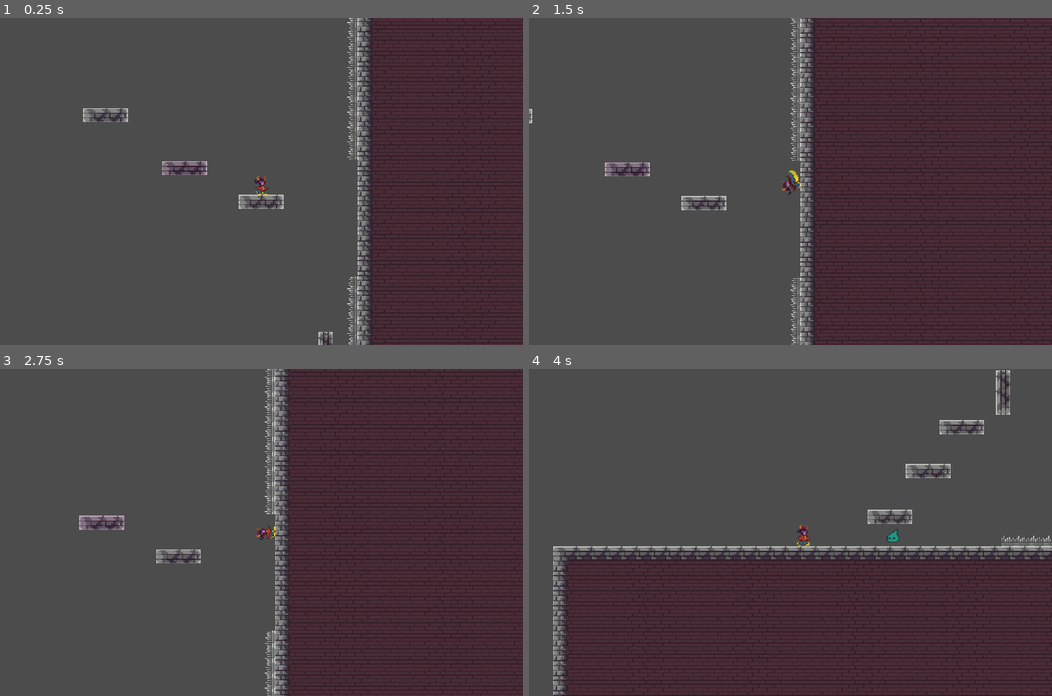
Above: before the commit, frames 1-4 (two rows, left to right).
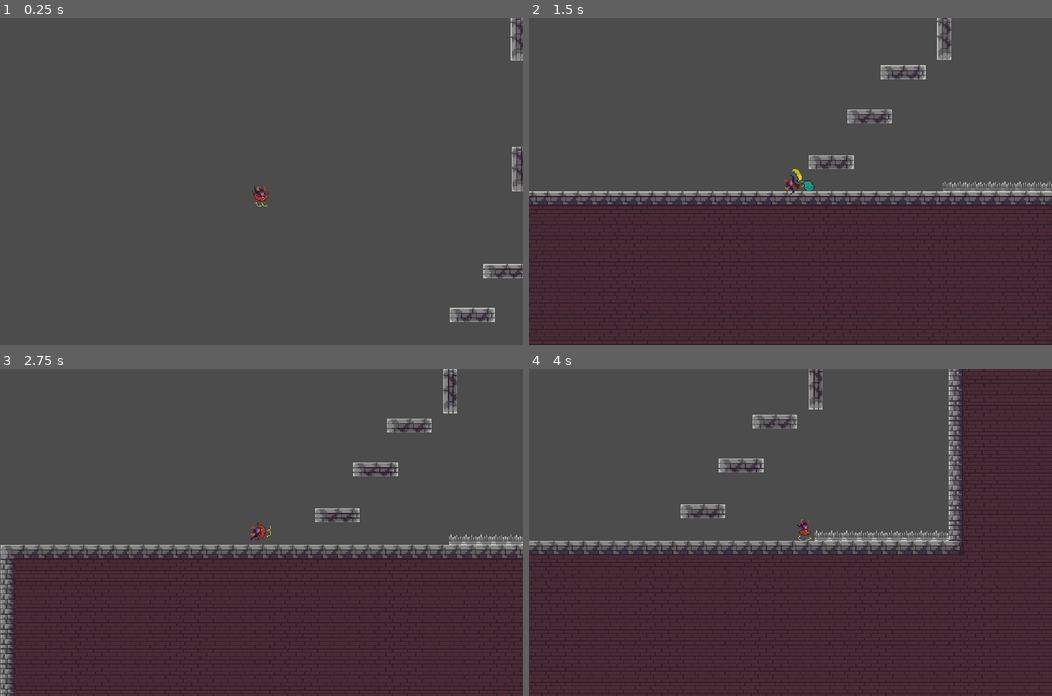
Above: after the commit, the same moments.

Repository: Quanarie/GoUp
Game: Godot game, scene res://World.tscn
Two runs of this game, one before a commit and one after it. Both use one fixed random seed, a clock stepped at 60 frames per second and the inputs below.
Inputs:
- Up to frame 1 (0.25 s): no input
- Up to frame 2 (1.5 s): hold Right (ui_right) from 0.53 s (still down); tap Shift (activate_boots) at 0.6 s; tap Up (ui_up) at 0.77 s; tap F (attack) at 1.35 s
- Up to frame 3 (2.75 s): tap Up (ui_up) at 1.52 s; release Right (ui_right) at 2.03 s; hold Left (ui_left) from 2.03 s (still down); tap Space (dash) at 2.1 s
- Up to frame 4 (4 s): release Left (ui_left) at 2.78 s; hold Right (ui_right) from 2.78 s (still down); tap Shift (activate_boots) at 2.85 s; tap Up (ui_up) at 3.02, 3.77 s; tap F (attack) at 3.6 s

The runs differ from the first frame. In frame 1, 31% of the frame differs, in the area x 15-100%, y 0-100%; in frame 2, 50%, in the area x 0-100%, y 0-100%; in frame 3, 49%; in frame 4, 17%.

Commit message:
Additions

Diff:
--- a/Enemy/Slime.tscn
+++ b/Enemy/Slime.tscn
@@ -132,10 +132,12 @@
 frame = 45
 
 [node name="CollisionShape2D" type="CollisionShape2D" parent="."]
+visible = false
 position = Vector2( 0, 2 )
 shape = SubResource( 2 )
 
 [node name="Hitbox" parent="." instance=ExtResource( 3 )]
+visible = false
 collision_layer = 0
 collision_mask = 8
 mask_hurtbox_number = 3
@@ -145,6 +147,7 @@
 shape = SubResource( 3 )
 
 [node name="Hurtbox" parent="." instance=ExtResource( 5 )]
+visible = false
 collision_layer = 16
 collision_mask = 0
 
--- a/World.tscn
+++ b/World.tscn
@@ -211,10 +211,9 @@
 tile_data = PoolIntArray( -11796452, 0, 1, -11796451, 0, 2, -11796450, 0, 2, -11796449, 0, 2, -11796448, 0, 2, -1179644 …(105008 unchanged characters)…
 
 [node name="Camera2D" parent="." instance=ExtResource( 8 )]
-position = Vector2( 345, -2320 )
+position = Vector2( 0, 0 )
 
 [node name="Player" parent="." instance=ExtResource( 2 )]
-position = Vector2( 345, -2320 )
 acceleration = 800
 max_speed = 150
 jump_force = 375
Not shown, changed: .DS_Store
